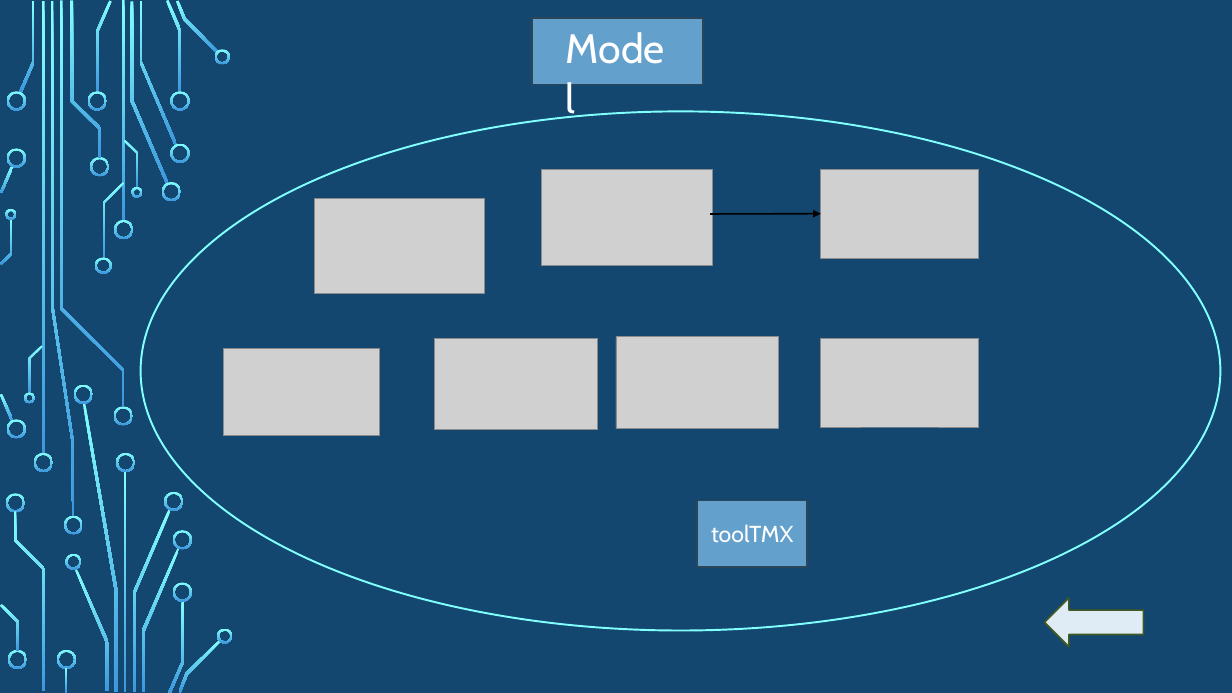
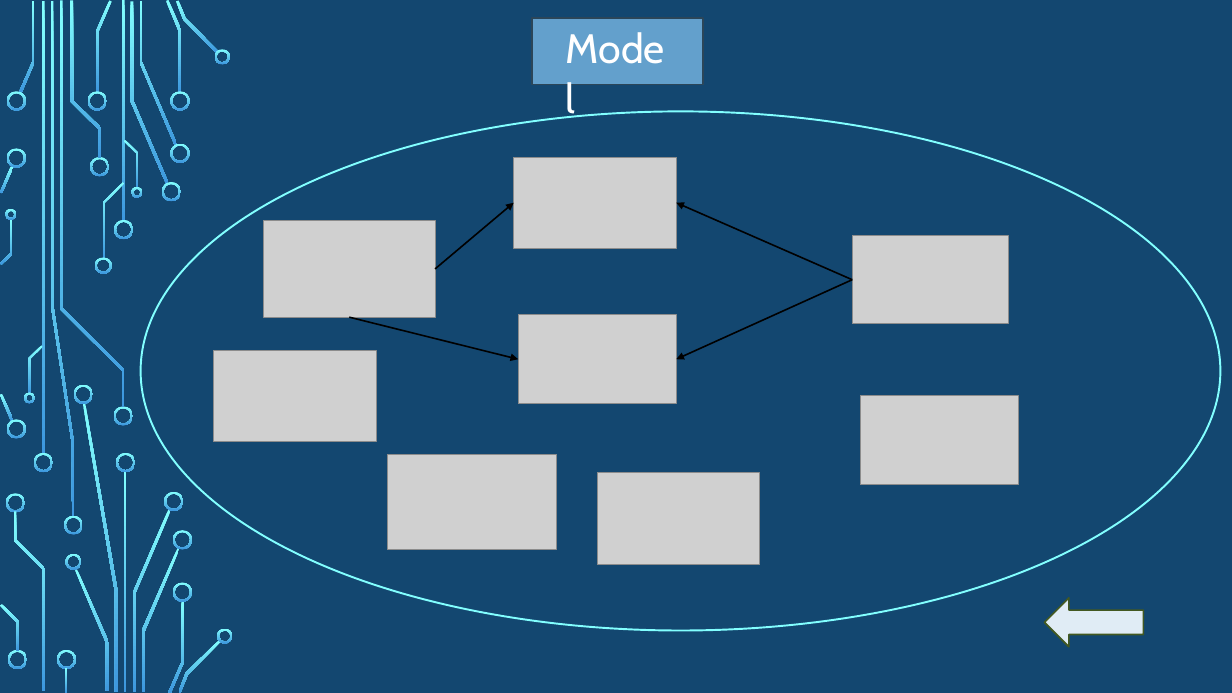
Before and after one commit to Jackkazan/FlagV2, a slide deck: slide 2 of src/main/resources/presentation/Presentazione_Flag.pptx. Drawn at 1232x693 pixels with LibreOffice and Linux fonts; fonts in the diff are those of the drawing; grey boxes stand for pictures; background and template pictures are left out. Boxes give left, top, right and bottom in pixels: in the first picture for what was removed or moved away, otherwise in the second. Text is boxed around its words. In the diff, an @@ line names an element or a change of style, - is before the commit and + after.

```diff
--- a/src/main/resources/presentation/Presentazione_Flag.pptx
+++ b/src/main/resources/presentation/Presentazione_Flag.pptx
@@ picture: place and size @@
-picture at <box>616,337,779,429</box>
+picture at <box>514,157,677,249</box>
@@ picture removed at <box>315,199,484,294</box> @@
@@ arrow added from (435, 269) to (514, 202), #000000 1.25 pt @@
@@ arrow moved from (711, 214) - (821, 213) to (852, 280) - (677, 202) @@
@@ picture: place and size @@
-picture at <box>542,169,714,265</box>
+picture at <box>263,221,435,317</box>
@@ picture: place and size @@
-picture at <box>223,348,379,436</box>
+picture at <box>852,236,1008,323</box>
@@ arrow added from (852, 280) to (677, 360), #000000 1.25 pt @@
@@ arrow added from (349, 317) to (518, 360), #000000 1.25 pt @@
@@ picture: place and size @@
-picture at <box>821,338,979,427</box>
+picture at <box>518,315,677,404</box>
@@ picture: place and size @@
-picture at <box>434,338,597,430</box>
+picture at <box>213,350,376,442</box>
@@ picture: place and size @@
-picture at <box>821,169,979,258</box>
+picture at <box>860,396,1019,484</box>
@@ picture added at <box>387,455,556,550</box> @@
@@ picture added at <box>597,473,760,565</box> @@
@@ rectangle removed at <box>698,501,808,567</box> @@
-toolTMX
```
Also in this commit, not shown: 4 other slides changed, 5 slides added, 1 slide removed.
